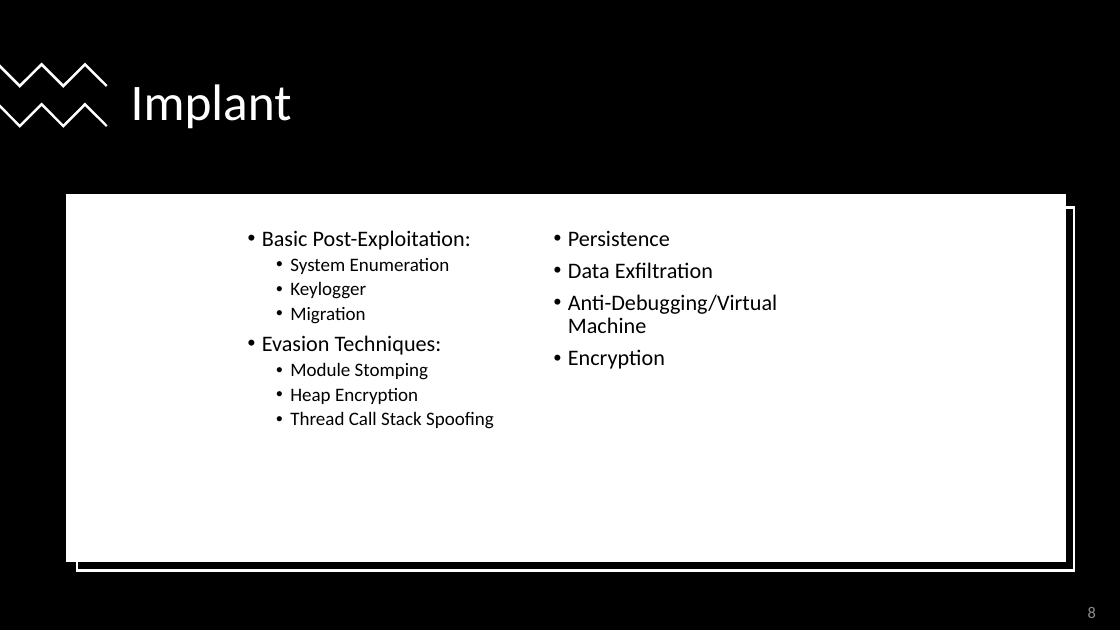
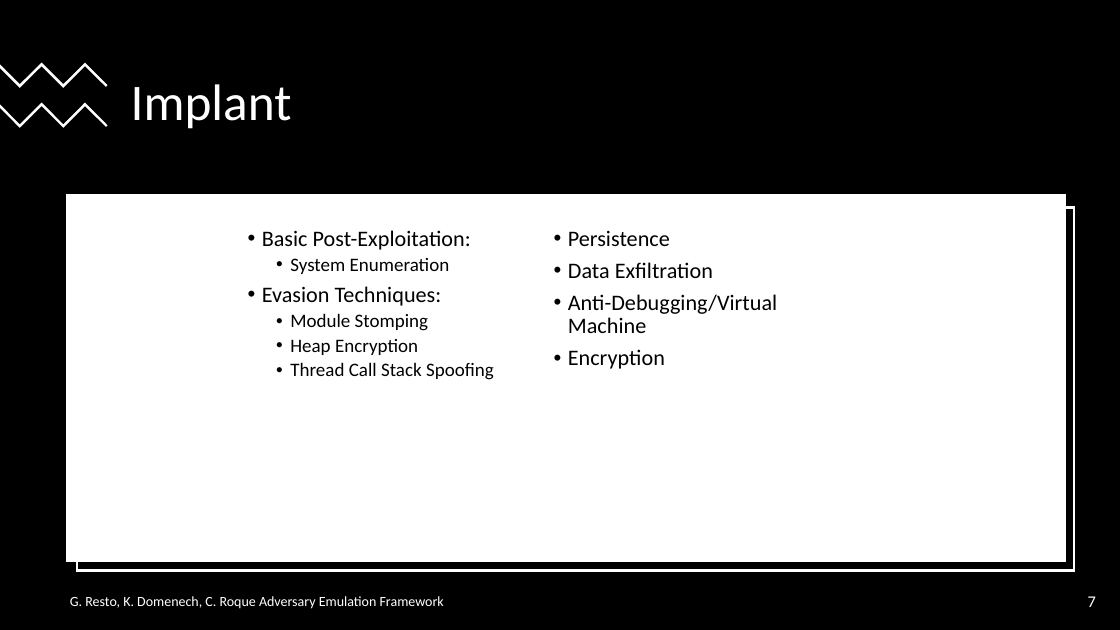
Before and after one commit to racoten/Capstone, a slide deck: slide 7 of Design/Capstone 2 Presentation.pptx (slide 8 before the commit). Drawn at 1120x630 pixels with LibreOffice and Linux fonts; fonts in the diff are those of the drawing. Boxes give left, top, right and bottom in pixels: in the first picture for what was removed or moved away, otherwise in the second. Text is boxed around its words. In the diff, an @@ line names an element or a change of style, - is before the commit and + after.

```diff
--- a/Design/Capstone 2 Presentation.pptx
+++ b/Design/Capstone 2 Presentation.pptx
@@ text at [290, 281, 366, 324]: paragraphs removed @@
-  • Keylogger
-  • Migration
@@ text added at [70, 596, 444, 609], 12 pt, text #FFFFFF @@
+G. Resto, K. Domenech, C. Roque Adversary Emulation Framework
@@ page number at [1088, 596, 1096, 607]: text changed; text colour #8C8C8C to #FFFFFF @@
-8
+7
```
Also in this commit, not shown: 3 other slides changed, 1 slide added, 1 slide removed, 27 other files.
